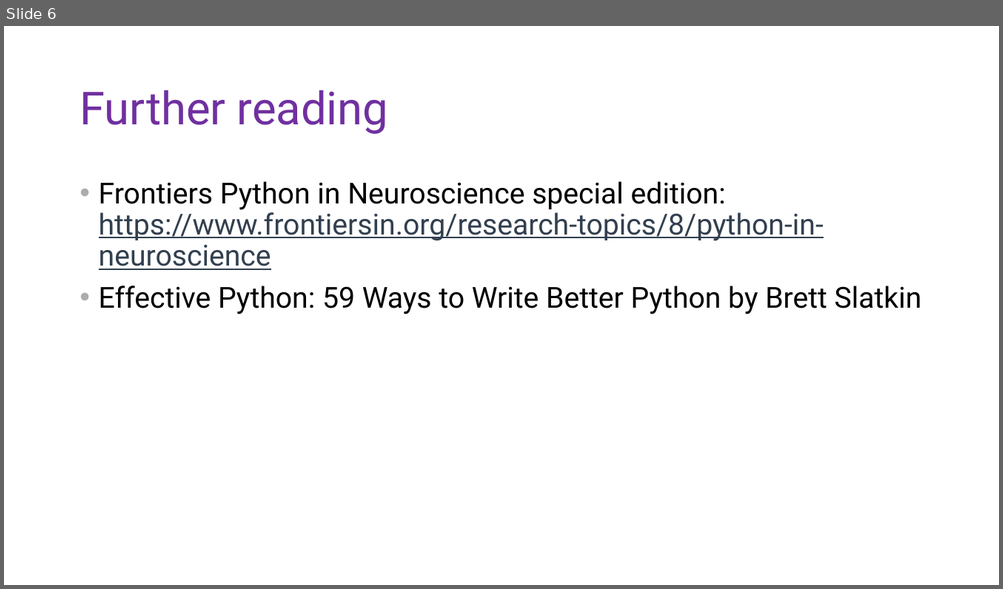
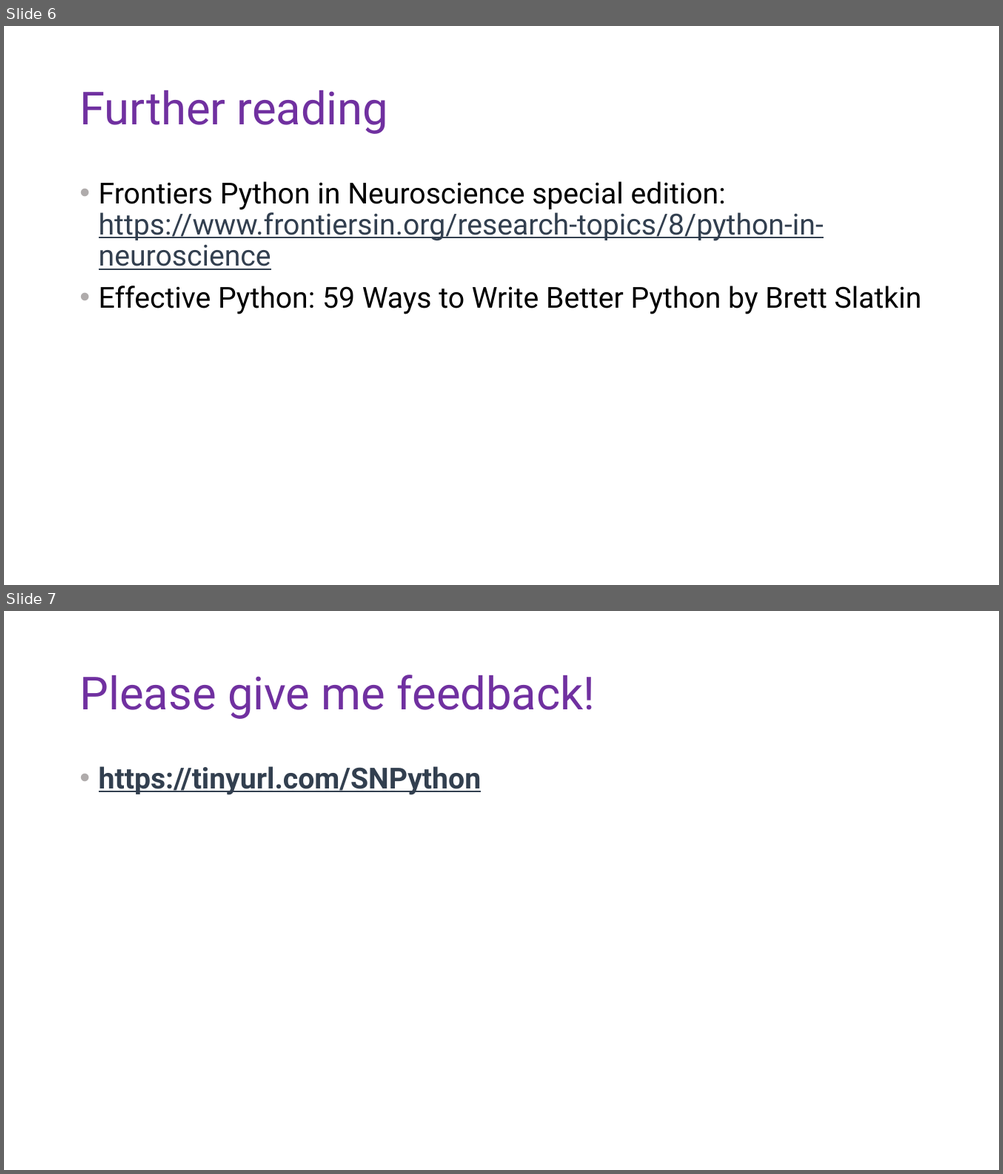
Before and after one commit to DoriMG/SN_python_course, a slide deck: lectures/5_resources_and_feedback.pptx. Shown one above the other, each under a label of ours: slide 6 before the commit, slides 6 and 7 after it. The pictures are 1003x589 and 1003x1174 pixels, drawn with LibreOffice and Linux fonts; fonts in the diff are those of the drawing. Boxes give left, top, right and bottom in pixels: in the first picture for what was removed or moved away, otherwise in the second. Text is boxed around its words. In the diff, an @@ line names an element or a change of style, - is before the commit and + after.

Commit message:
Added feedback link

```diff
--- a/lectures/5_resources_and_feedback.pptx
+++ b/lectures/5_resources_and_feedback.pptx
@@ slide 7 added at (x1=4, y1=611, x2=999, y2=1170), background #FFFFFF @@
@@ title added at (x1=79, y1=675, x2=595, y2=719), 44 pt, text #7030A0 @@
+Please give me feedback!
@@ text added at (x1=99, y1=766, x2=481, y2=795), 28 pt, text #323F4F, bold, underline @@
+• https://tinyurl.com/SNPython
```
Also in this commit, not shown: 1 slide changed.
